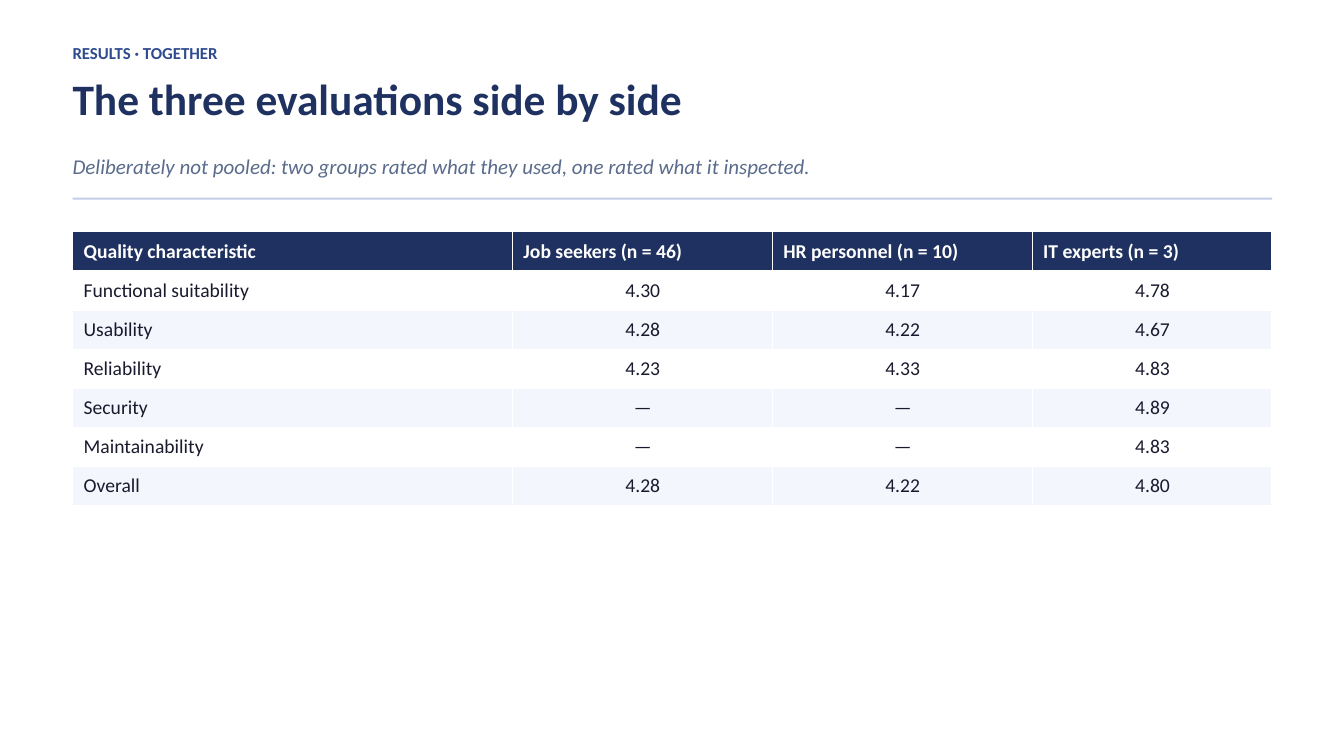
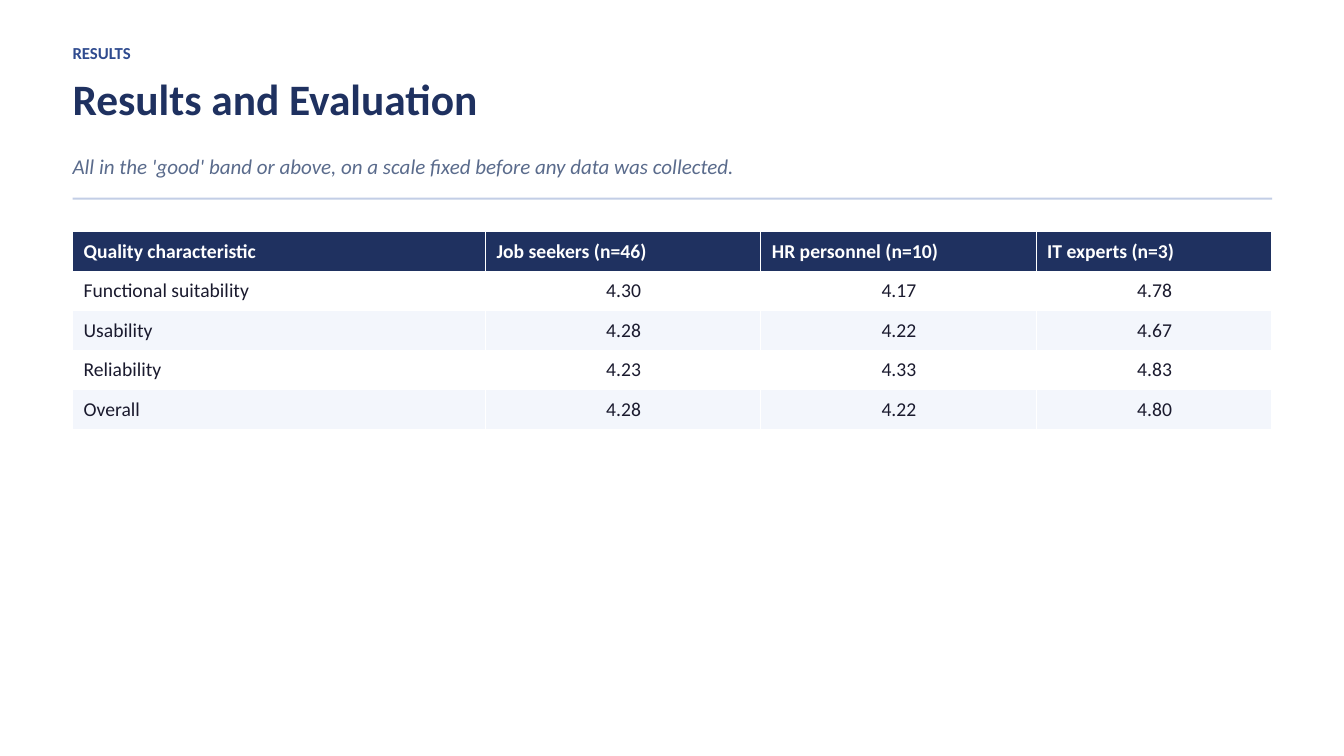
Before and after one commit to Talenss/CapstoneWebsite, a slide deck: slide 11 of 05_Website_Angular/docs/Linaw-PH-Video-Presentation.pptx (slide 17 before the commit). Drawn at 1344x756 pixels with LibreOffice and Linux fonts; fonts in the diff are those of the drawing. Boxes give left, top, right and bottom in pixels: in the first picture for what was removed or moved away, otherwise in the second. Text is boxed around its words. In the diff, an @@ line names an element or a change of style, - is before the commit and + after.

```diff
--- a/05_Website_Angular/docs/Linaw-PH-Video-Presentation.pptx
+++ b/05_Website_Angular/docs/Linaw-PH-Video-Presentation.pptx
@@ text at (73, 48, 131, 59): text changed @@
-RESULTS · TOGETHER
+RESULTS
@@ text at (73, 84, 477, 116): text changed @@
-The three evaluations side by side
+Results and Evaluation
@@ text at (73, 159, 734, 178): text changed @@
-Deliberately not pooled: two groups rated what they used, one rated what it inspected.
+All in the 'good' band or above, on a scale fixed before any data was collected.
@@ table at (73, 232, 1272, 430) @@
-row 1: Quality characteristic | Job seekers (n = 46) | HR personnel (n = 10) | IT experts (n = 3)
+row 1: Quality characteristic | Job seekers (n=46) | HR personnel (n=10) | IT experts (n=3)
-row 5: Security | — | — | 4.89
-row 6: Maintainability | — | — | 4.83
```
Also in this commit, not shown: 5 other slides changed, 9 slides added, 14 slides removed, 1 other file.
